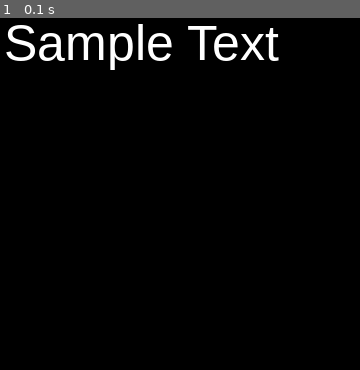
Above: before the commit, frame 1.
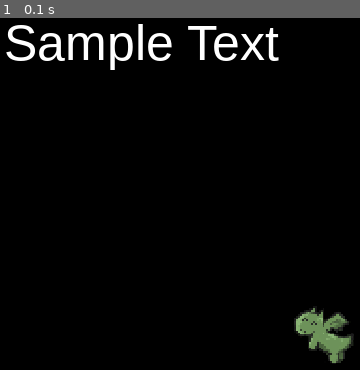
Above: after the commit, the same moment.

Repository: m-heck/SwampHacks
Game: pygame game, started from main.py
The game is run twice, just before and just after one commit, with the same random seed, the same clock (stepped at 60 frames per second) and the same inputs.
Inputs:
- Up to frame 1 (0.1 s): no input

The runs differ from the first frame. In frame 1, 1.5% of the frame differs, in the area x 81-99%, y 82-99%.

Commit message:
adds sample dragon to window, fix class later

Diff:
--- a/main.py
+++ b/main.py
@@ -13,7 +13,20 @@
 
 # Loads images
 GREEN_DRAGON_1 = pygame.image.load(os.path.join("images", "gdrag1.png"))
+GREEN_DRAGON_1 = pygame.transform.scale(GREEN_DRAGON_1, (60, 60))
 GREEN_DRAGON_2 = pygame.image.load(os.path.join("images", "gdrag2.png"))
+BLUE_DRAGON_1 = pygame.image.load(os.path.join("images", "bdrag1.png"))
+BLUE_DRAGON_2 = pygame.image.load(os.path.join("images", "bdrag2.png"))
+
+
+class Player():
+    def __init__(self):
+        self.img = GREEN_DRAGON_1
+        self.x = 300
+        self.y = 300
+
+    def draw(self, window):
+        window.blit(self.img, (self.x, self.y))
 
 
 def main():
@@ -21,6 +34,9 @@
     run = True  # Dictates whether the while loop will run or not
     FPS = 60  # Shows 60 frames per second
     main_font = pygame.font.SysFont('arial', 50)
+
+    # CREATES PLAYER OBJECT
+    player = Player()
 
     clock = pygame.time.Clock()  # Checks for events 60 times every second
 
@@ -33,6 +49,9 @@
         sample_label = main_font.render(f"Sample Text", 1, (255, 255, 255))  # Draws text (item, 1, color)
 
         WINDOW.blit(sample_label, (10, 10))  # Draws the text
+
+        # DRAWS THE PLAYER
+        player.draw(WINDOW)
 
         pygame.display.update()  # Refreshes the display
 
